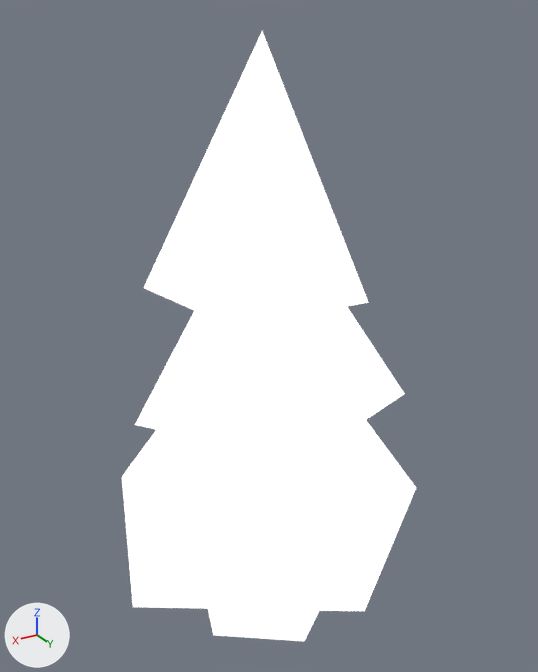
What one commit did to the glTF model glb/city/p-pino.glb.
Both versions are drawn from a 50 mm camera at (0.844, 1.431, 1.508) aimed at (-0.007, 0.014, 0.8). The lights are fixed; the arrows at lower left show +X, +Y and +Z. The first picture is the older version. Where no turn or scale is listed for an object, it has been applied to the vertices. Vertices at exactly the same position are counted once.

Objects in the first picture: 'Tree_Pine_Material.005_0'.
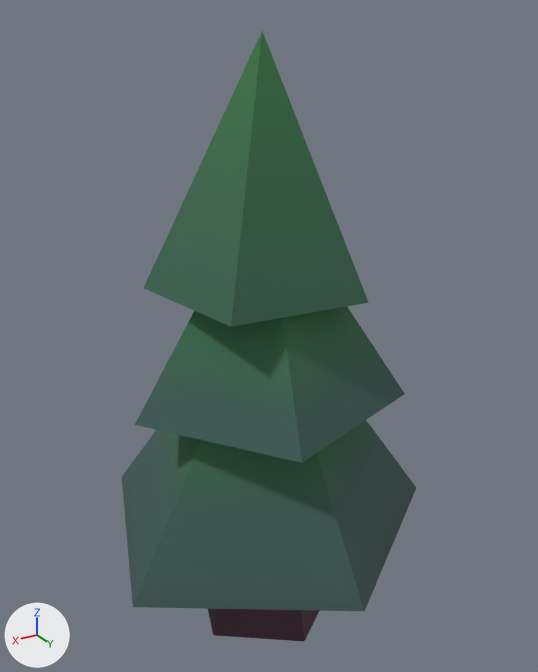
Location of each change, [x1, y1, x2, y2] in pixels of the pictures (538 x 672 px):
'Tree_Pine_Material.005_0', surface changed (darker): [122, 31, 416, 641] in both

The change, as a diff of the scene's bpy script:
```diff
--- a/glb/city/p-pino.glb.py
+++ b/glb/city/p-pino.glb.py
@@ img_image_0 @@
+img_image_0 = load_image('Image_0', '_unpacked/Image_0', 512, 512, 'sRGB')
@@ mat_material_005 @@
 mat_material_005 = principled_material('Material.005')
-mat_material_005.base_color = (0.54, 0.467, 0.423)  # light grey #c2b6ae
-mat_material_005.roughness = 1.0
-mat_material_005.emission_strength = 1.0
+mat_material_005.texture = img_image_0
+mat_material_005.roughness = 0.9
@@ me_tree_pine_material_005_0 @@
 me_tree_pine_material_005_0.from_pydata(...)  # 28 vertices, 34 faces; spans x -0.416..0.431, y -0.368..0.438, z 0.0..1.481
 # used by ob_tree_pine_material_005_0; location = (0.0, 0.0, 0.0)
+# me_tree_pine_material_005_0 part 1: texture (UV) coordinates changed
 me_tree_pine_material_005_0.materials.append(mat_material_005)
```
